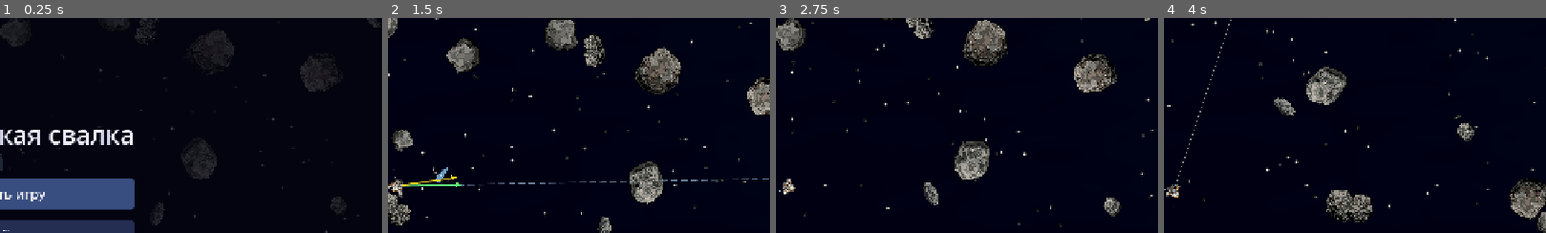
Above: before the commit, frames 1-4 (left to right).
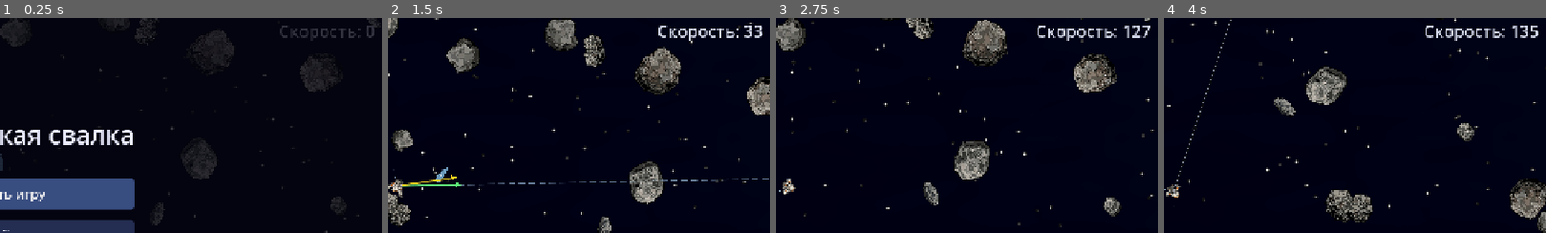
Above: after the commit, the same moments.

Repository: xOnelinx/-space_scrapheap
Game: Godot game, scene res://scenes/main.tscn
Same seed, same stepped clock (60 frames per second), same inputs: the game is played once before the commit and once after it.
Inputs (mouse positions are % of the whole screen's width and height, from its top left):
- Up to frame 1 (0.25 s): no input
- Up to frame 2 (1.5 s): click "Начать игру" at 0.5 s; move the mouse to (72, 45) at 1.27 s; hold D (move_right) from 1.28 s (still down); hold Right mouse button (aim) from 1.28 s (still down); click (72, 45) at 1.42 s
- Up to frame 3 (2.75 s): move the mouse to (30, 55) at 2.02 s; release D (move_right) at 2.03 s; release Right mouse button (aim) at 2.03 s; hold S (move_down) from 2.03 s (still down); tap G (drop_cargo) at 2.1 s; click (30, 55) at 2.17 s
- Up to frame 4 (4 s): move the mouse to (60, 28) at 2.77 s; release S (move_down) at 2.78 s; hold D (move_right) 2.78-3.53 s; hold E (harpoon) 2.78-3.53 s; click (60, 28) at 2.92 s; move the mouse to (45, 70) at 3.52 s; hold W (move_up) from 3.53 s (still down); tap F (hatch) at 3.6 s; click (45, 70) at 3.67 s
The pictures show only the part of the screen within x 49-99%, y 11-61%; the shares and areas given below are measured in that part.

The runs differ from the first frame. In frame 1, 0.5% of the frame differs, in the area x 73-98%, y 3-11%; in frame 2, 0.7%; in frame 3, 0.7%; in frame 4, 0.7%, in the area x 68-98%, y 3-11%.

Commit message:
Счётчик скорости под значком груза
Co-authored-by: Cursor <cursoragent@cursor.com>

Diff:
--- a/godot/scripts/cargo_hud.gd
+++ b/godot/scripts/cargo_hud.gd
@@ -1,13 +1,16 @@
 extends CanvasLayer
 
-## Значок груза справа сверху: сколько груз прибавил к своей массе скитальца, в процентах.
+## Справа сверху: сколько груз прибавил к своей массе скитальца, в процентах, и под ним скорость.
 
 const ICON := preload("res://assets/cargo.png")
 const COLOR := Color(0.82, 0.84, 0.9)
 const MARGIN := Vector2(20, 14)
+const SPEED_TOP := 84.0
 
 var _shown := -1
+var _shown_speed := -1
 var _label: Label
+var _speed_label: Label
 
 @onready var _host := get_parent() as Wanderer
 
@@ -35,6 +38,17 @@
 	icon.stretch_mode = TextureRect.STRETCH_KEEP_ASPECT_CENTERED
 	icon.custom_minimum_size = Vector2(60, 60)
 	row.add_child(icon)
+
+	_speed_label = Label.new()
+	_speed_label.mouse_filter = Control.MOUSE_FILTER_IGNORE
+	_speed_label.set_anchors_preset(Control.PRESET_TOP_RIGHT)
+	_speed_label.grow_horizontal = Control.GROW_DIRECTION_BEGIN
+	_speed_label.offset_left = -MARGIN.x
+	_speed_label.offset_right = -MARGIN.x
+	_speed_label.offset_top = SPEED_TOP
+	_speed_label.add_theme_font_size_override("font_size", 28)
+	_speed_label.add_theme_color_override("font_color", COLOR)
+	add_child(_speed_label)
 	_refresh()
 
 
@@ -47,3 +61,7 @@
 	if extra != _shown:
 		_shown = extra
 		_label.text = "+%d%%" % extra
+	var speed := roundi(_host.velocity.length())
+	if speed != _shown_speed:
+		_shown_speed = speed
+		_speed_label.text = "Скорость: %d" % speed
